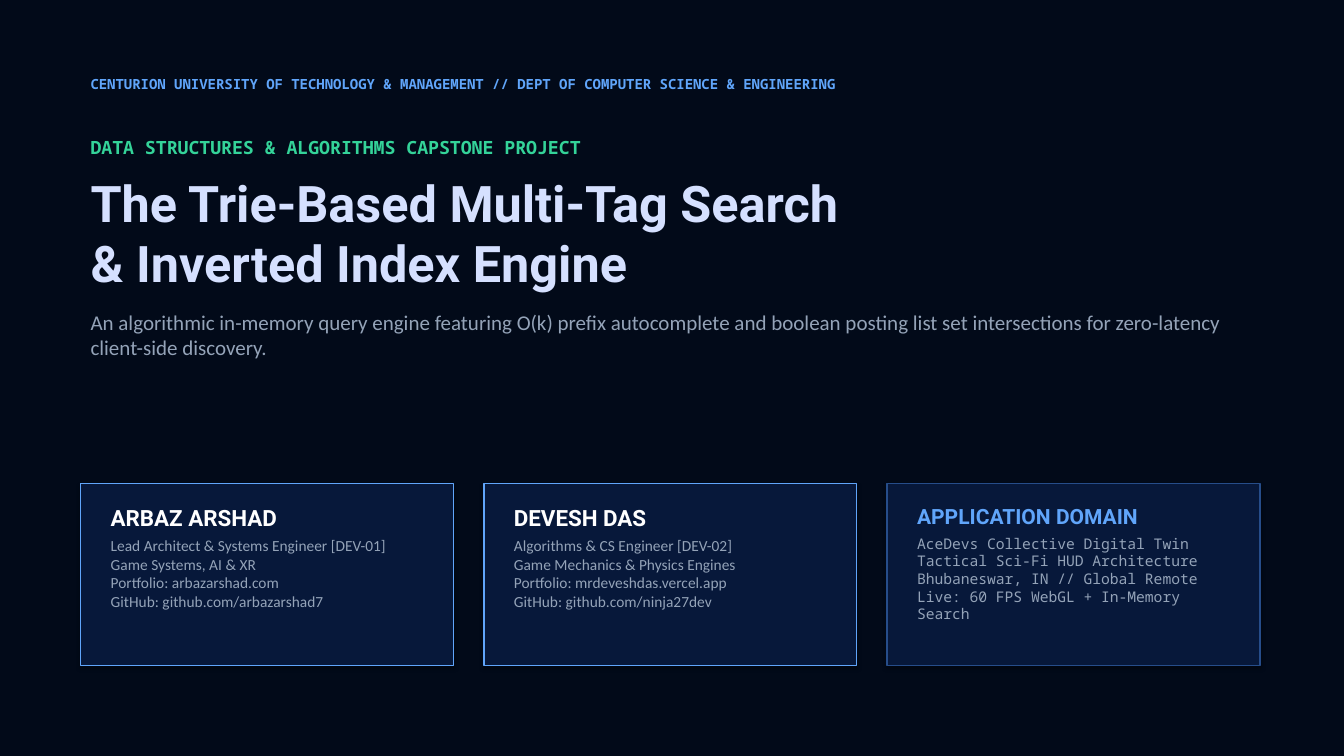
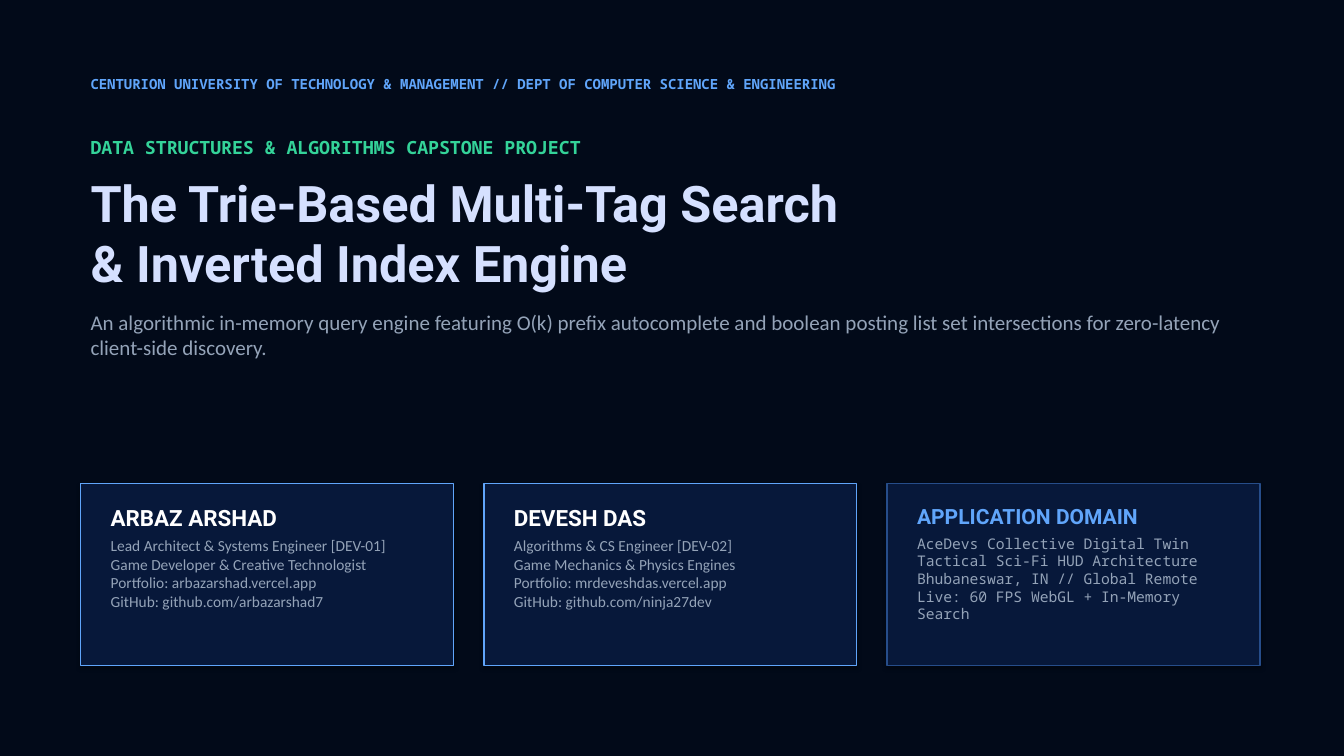
Before and after one commit to arbazarshad7/AceDevs, a slide deck: slide 1 of Trie_Inverted_Index_Search_Engine_DSA.pptx. Drawn at 1344x756 pixels with LibreOffice and Linux fonts; fonts in the diff are those of the drawing. Boxes give left, top, right and bottom in pixels: in the first picture for what was removed or moved away, otherwise in the second. Text is boxed around its words. In the diff, an @@ line names an element or a change of style, - is before the commit and + after.

```diff
--- a/Trie_Inverted_Index_Search_Engine_DSA.pptx
+++ b/Trie_Inverted_Index_Search_Engine_DSA.pptx
@@ text at box(111, 540, 386, 610): text changed @@
-Lead Architect & Systems Engineer [DEV-01]
-Game Systems, AI & XR
-Portfolio: arbazarshad.com
-GitHub: github.com/arbazarshad7
+Lead Architect & Systems Engineer [DEV-01]
+Game Developer & Creative Technologist
+Portfolio: arbazarshad.vercel.app
+GitHub: github.com/arbazarshad7
```
Also in this commit, not shown: 1 other slide changed, 28 other files.
